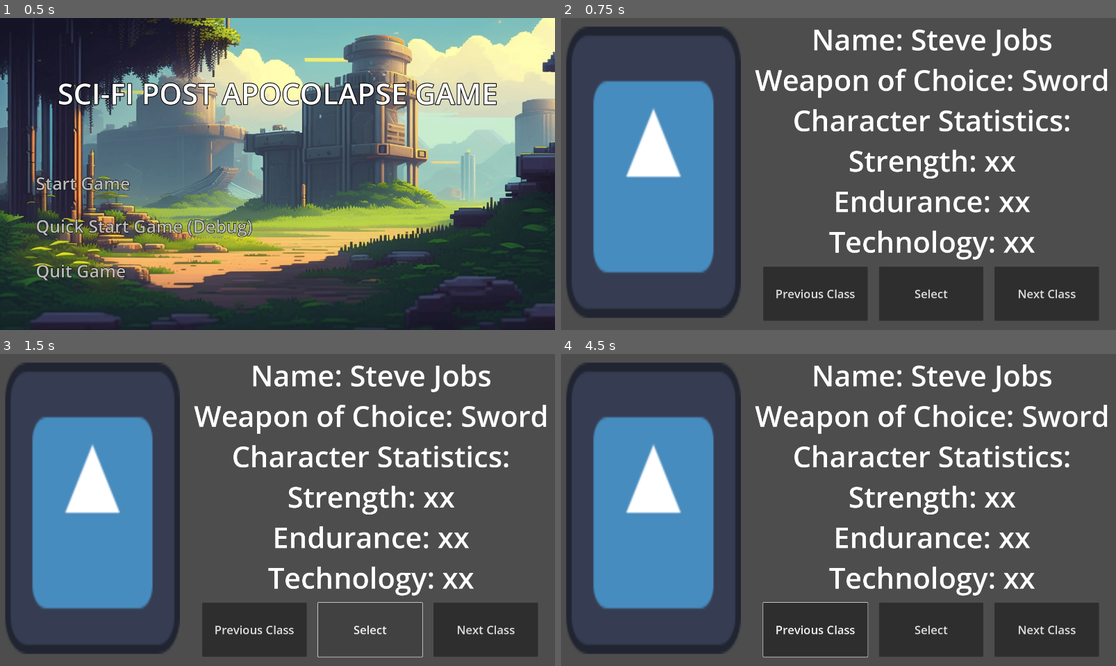
Above: before the commit, frames 1-4 (two rows, left to right).
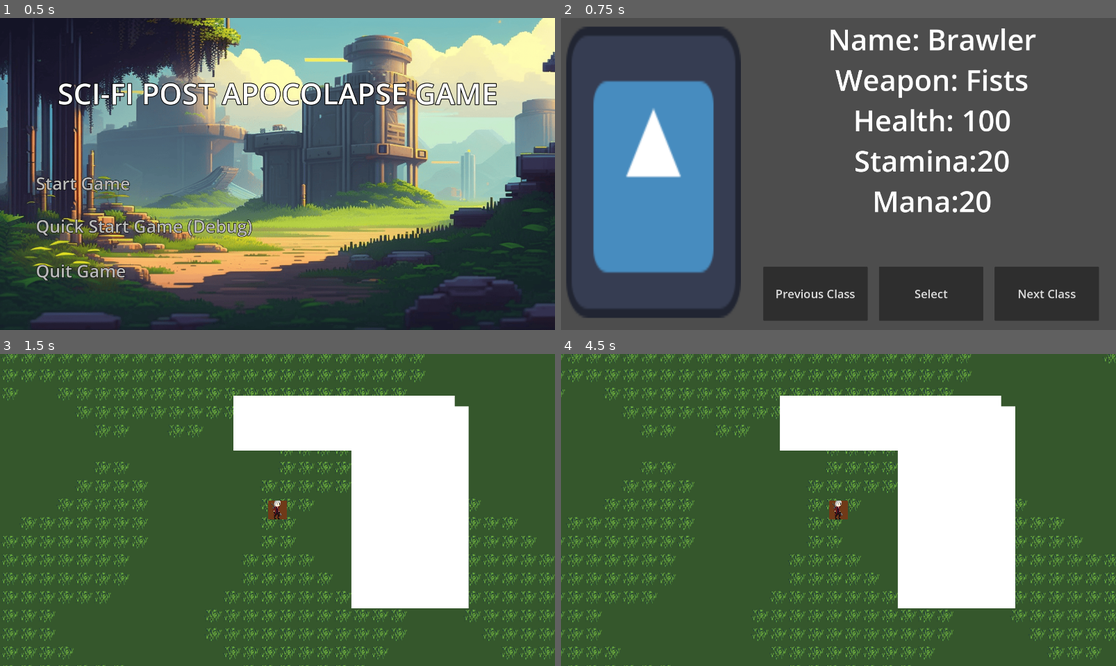
Above: after the commit, the same moments.

Repository: OwenFrakes/PBP.OJJ_RPG
Game: Godot game, scene res://Scenes/titleScreen.tscn
Two runs of this game, one before a commit and one after it. Both use one fixed random seed, a clock stepped at 60 frames per second and the inputs below. The engine's default icon, where the game draws it, is replaced by a stand-in: a white triangle on a blue panel in a dark square.
Inputs (mouse positions are in pixels of both pictures, inside the frame that each line leads up to):
- Up to frame 1 (0.5 s): no input
- Up to frame 2 (0.75 s): click "Start Game" at 0.5 s
- Up to frame 3 (1.5 s): click "Select" at 1.25 s
- Up to frame 4 (4.5 s): click (1049, 628) at 2 s, where only the run before the commit has a clickable "Next Class"; click (1049, 628) at 2.75 s, where only the run before the commit has a clickable "Next Class"; click (816, 628) at 3.5 s, where only the run before the commit has a clickable "Previous Class"; tap Enter at 4.25 s; move the mouse to (960, 494) at 4.27 s; hold D (Right) from 4.28 s (still down)

Frame 1 is identical in both runs. In frame 2, 7.7% of the frame differs, in the area x 34-99%, y 3-78%; in frame 3, 95%; in frame 4, 97%, in the area x 0-100%, y 0-100%.
Error before the commit: Parse Error: Could not find type "PlayerWeapon" in the current scope. (res://Scripts/player_class.gd:7)

Commit message:
Shenanigans 1

Diff:
--- a/pbp.ojj_rpg/Scenes/world.tscn
+++ b/pbp.ojj_rpg/Scenes/world.tscn
@@ -9,7 +9,7 @@
 [ext_resource type="Script" path="res://Scripts/generation.gd" id="4_31yte"]
 [ext_resource type="Texture2D" uid="uid://wxkuqncnr1qe" path="res://Resources/icon.svg" id="4_ikl6f"]
 [ext_resource type="Script" path="res://Scripts/pause_menu.gd" id="5_awuil"]
-[ext_resource type="Script" path="res://Scenes/inventory.gd" id="6_68pg1"]
+[ext_resource type="Script" path="res://Scripts/inventory.gd" id="6_68pg1"]
 [ext_resource type="Script" path="res://Scripts/battle_master.gd" id="7_8l8pn"]
 [ext_resource type="Theme" uid="uid://d8wjfefy1skg" path="res://Resources/Themes/PlayerMenu.tres" id="9_m6iir"]
 [ext_resource type="Script" path="res://Scripts/wall.gd" id="13_xntkt"]
--- a/pbp.ojj_rpg/Scripts/Weapon.gd
+++ b/pbp.ojj_rpg/Scripts/Weapon.gd
@@ -1,4 +1,4 @@
-class_name Weapon
+class_name PlayerWeapon
 extends Node
 var wName
 var damage
--- a/pbp.ojj_rpg/Scripts/player.gd
+++ b/pbp.ojj_rpg/Scripts/player.gd
@@ -1,4 +1,4 @@
-class_name Player
+class_name PlayerOld
 extends CharacterBody2D
 
 #Sprite / Tile size
--- a/pbp.ojj_rpg/Scripts/player_stats.gd
+++ b/pbp.ojj_rpg/Scripts/player_stats.gd
@@ -2,7 +2,7 @@
 
 # Stats of the Player go here as variables.
 var selected_player_class : PlayerClass
-var selected_player_weapon : Weapon
+var selected_player_weapon
 var enemy
 
 func stringInfo() -> String:
Renamed: pbp.ojj_rpg/Scenes/inventory.gd -> pbp.ojj_rpg/Scripts/inventory.gd
